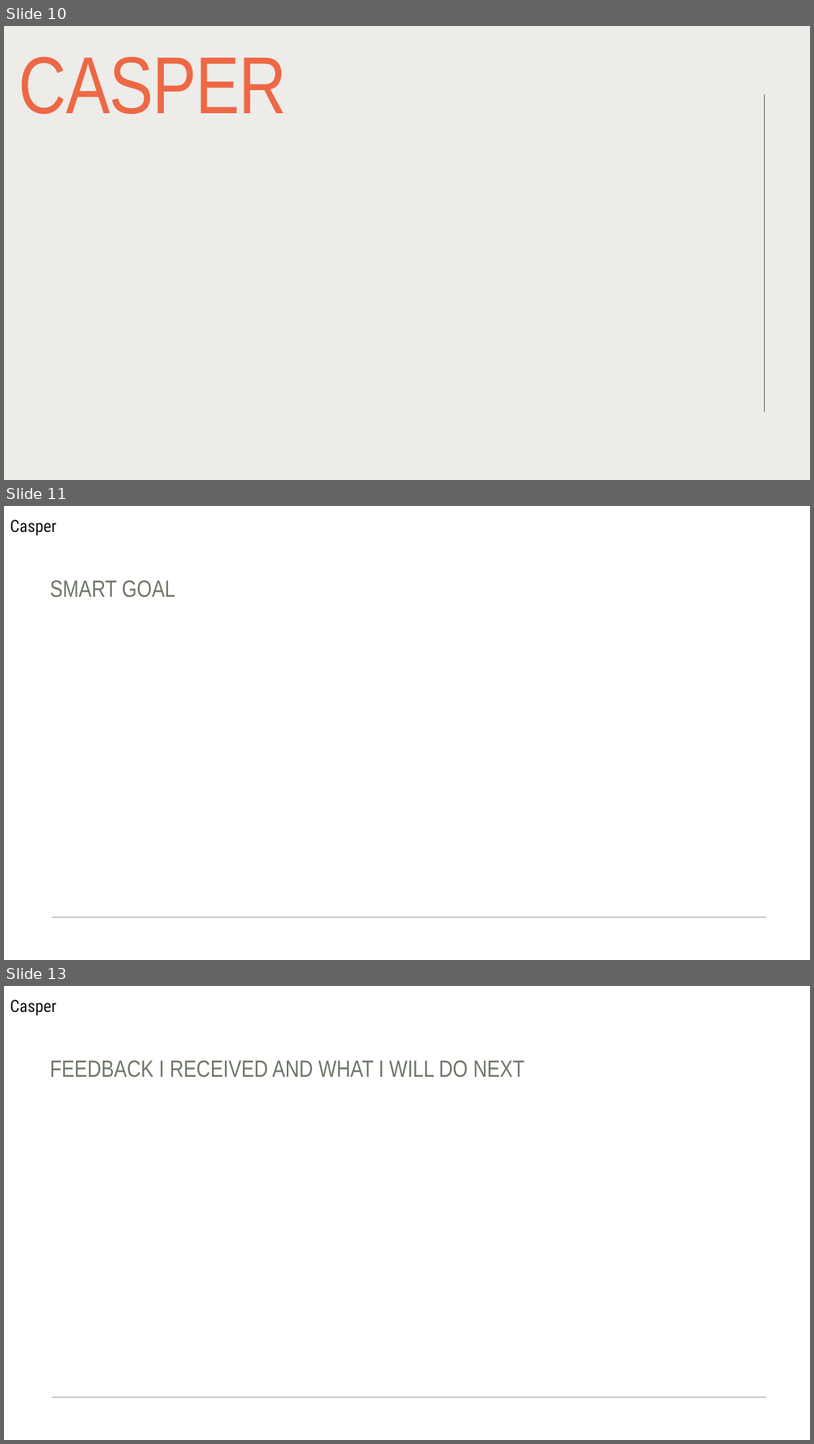
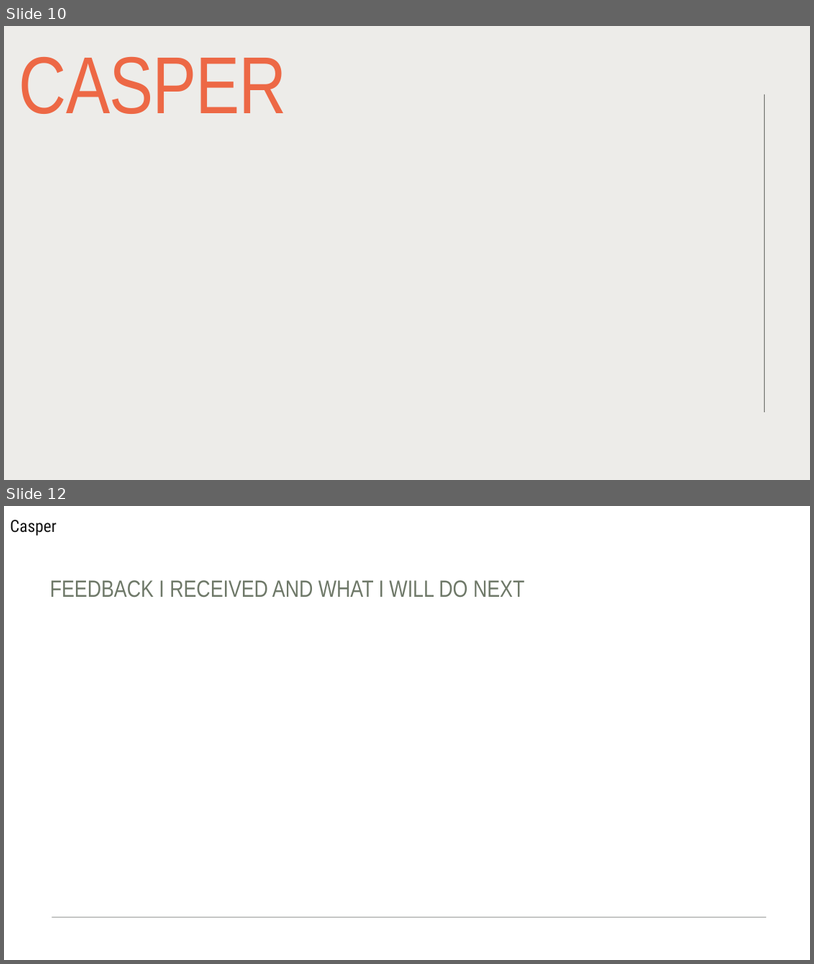
Before and after one commit to ginassadauskas/Project5Group1, a slide deck: peer assessment/interm peer assessment oct 26.pptx. Shown one above the other, each under a label of ours: slides 10, 11 and 13 before the commit, slides 10 and 12 after it; the slides between them are not shown. The pictures are 814x1444 and 814x964 pixels, drawn with LibreOffice and Linux fonts; fonts in the diff are those of the drawing. Boxes give left, top, right and bottom in pixels: in the first picture for what was removed or moved away, otherwise in the second. Text is boxed around its words. In the diff, an @@ line names an element or a change of style, - is before the commit and + after.

```diff
--- a/peer assessment/interm peer assessment oct 26.pptx
+++ b/peer assessment/interm peer assessment oct 26.pptx
@@ slide 11 removed at (4, 506, 810, 960), background #FFFFFF; not listed: 1 template element that a slide beside it also shows @@
@@ text removed at (10, 520, 57, 536) @@
-Casper
@@ title removed at (50, 580, 175, 597) @@
-SMART GOAL
@@ what was slide 13 is now slide 12 @@
```
Also in this commit, not shown: 1 slide added, 1 other slide removed.
